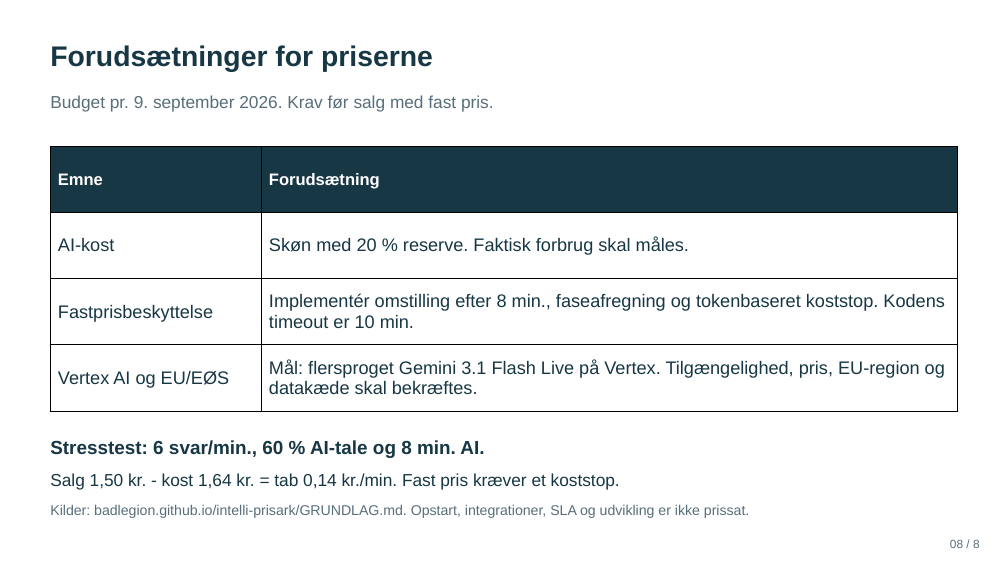
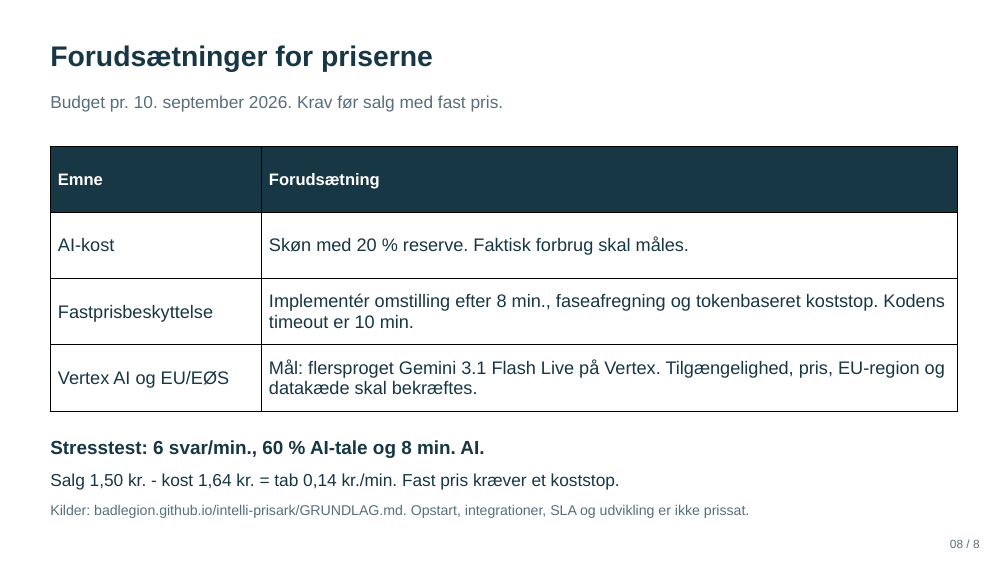
Before and after one commit to BadLegion/intelli-prisark, a slide deck: slide 8 of INTELLI-prispraesentation.pptx. Drawn at 1008x567 pixels with LibreOffice and Linux fonts; fonts in the diff are those of the drawing. Boxes give left, top, right and bottom in pixels: in the first picture for what was removed or moved away, otherwise in the second. Text is boxed around its words. In the diff, an @@ line names an element or a change of style, - is before the commit and + after.

```diff
--- a/INTELLI-prispraesentation.pptx
+++ b/INTELLI-prispraesentation.pptx
@@ text at (x1=50, y1=95, x2=504, y2=112): text changed @@
-Budget pr. 9. september 2026. Krav før salg med fast pris.
+Budget pr. 10. september 2026. Krav før salg med fast pris.
```
Also in this commit, not shown: 3 other slides changed, 1 slide added, 1 slide removed, 13 other files.
